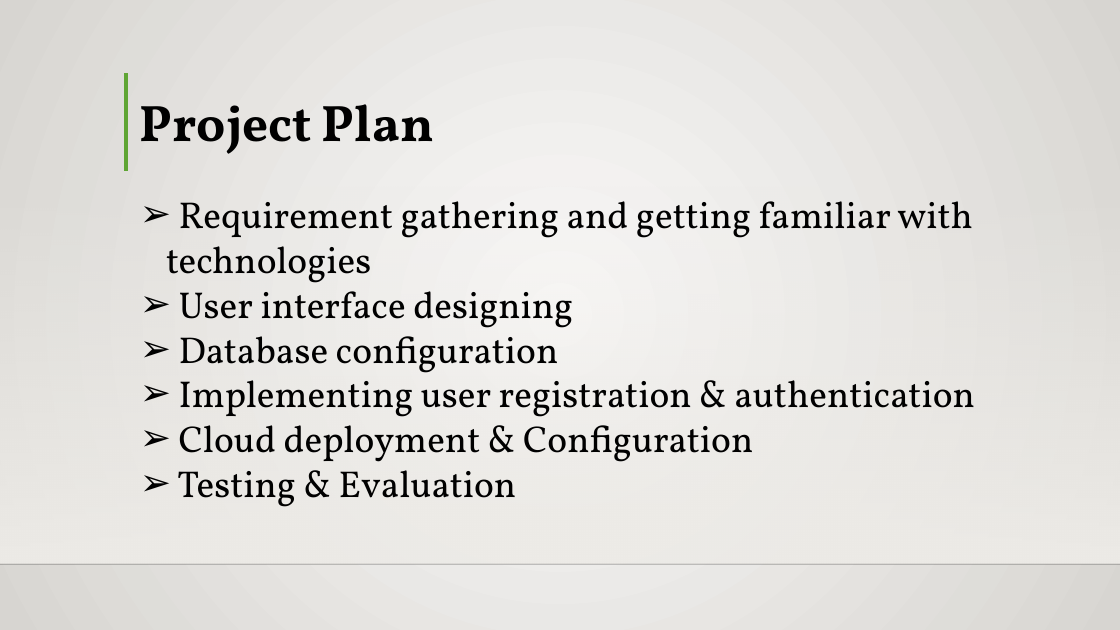
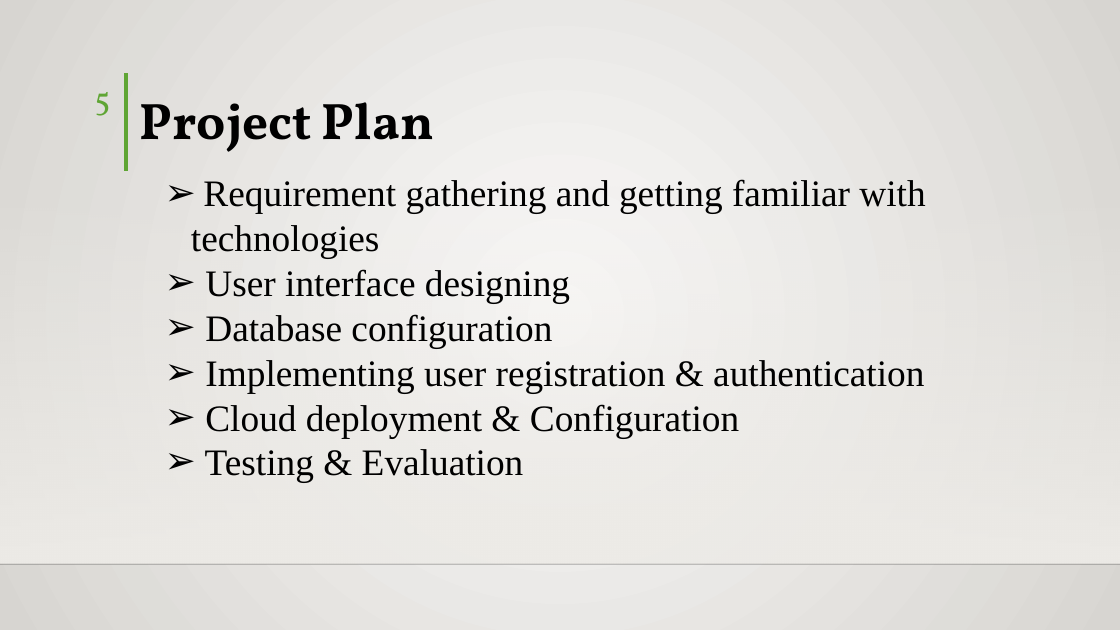
Before and after one commit to hisni/CO227-Project, a slide deck: slide 5 of Presantation/Presentation - Final.pptx. Drawn at 1120x630 pixels with LibreOffice and Linux fonts; fonts in the diff are those of the drawing; background and template pictures are left out. Boxes give left, top, right and bottom in pixels: in the first picture for what was removed or moved away, otherwise in the second. Text is boxed around its words. In the diff, an @@ line names an element or a change of style, - is before the commit and + after.

```diff
--- a/Presantation/Presentation - Final.pptx
+++ b/Presantation/Presentation - Final.pptx
@@ page number added at [95, 92, 111, 116], 28 pt, text #5FA534 @@
+5
@@ text "Requirement gathering and getting familiar ...": place and size @@
-text "Requirement gathering and getting familiar ..." at [166, 201, 975, 507]
+text "Requirement gathering and getting familiar ..." at [191, 179, 925, 483]
@@ text "Requirement gathering and getting familiar ..." at [191, 179, 925, 483]: font Vollkorn to Times New Roman @@
```
Also in this commit, not shown: 6 other slides changed.
